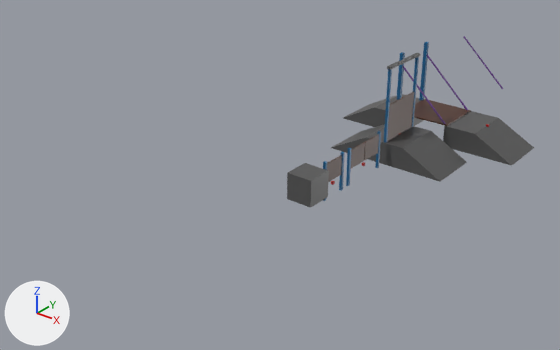
The FBX model models/FoundationEBF.fbx: old version first, new version second.
The view is the same before and after, from a 50 mm lens placed at (18.1, -36.1, 24.7), pointed at (-12.6, 2.2, 0.9). The axes (+X, +Y, +Z) are drawn at lower left. The lights are the same throughout. Objects named as collision shapes, trigger or cutter boxes, shadow casters or lower levels of detail are left out. Where no turn or scale is listed for an object, it has been applied to the vertices.
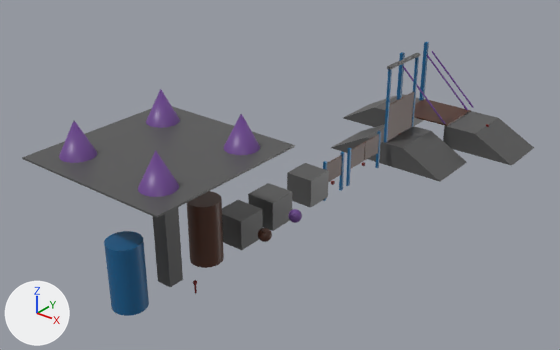
Pixel boxes [x1, y1, x2, y2] of what changed, in the pictures (560 x 350 px; the box of a moved part takes in the faces that stretch with it):
'Cube.018', added: after [22, 106, 295, 218]
'Cylinder', added (blue): after [104, 231, 149, 316]
'Cylinder.001', added (brown): after [187, 191, 224, 268]
'Cube.015', added: after [153, 207, 183, 287]
'Cube.013', added: after [222, 200, 263, 250]
'Chain.002', reshaped, moved, turned, rescaled: before [464, 36, 503, 89]; after [248, 183, 292, 231]
'ResourceSpawner.002', added (purple): after [138, 150, 179, 197]
'ResourceSpawner.004', added (purple): after [59, 121, 97, 163]
'ResourceSpawner.003', added (purple): after [224, 114, 260, 155]
'ResourceSpawner.001', added (purple): after [146, 89, 180, 128]
'Cube.012', added: after [258, 228, 272, 242]
'Cube.010', added: after [288, 209, 302, 223]
'ChainOriginal', added: after [432, 51, 473, 108]
part 1 of me_cube_007, moved or reshaped: before [464, 36, 503, 89]; after [432, 51, 473, 108]

Edits to the bpy script that builds the scene:
```text
Change me_cube_007:
    where me_cube_007.from_pydata(...)  # 8 vertices, 6 faces; spans x -100.0..100.0, y -100.0..100.0, z -100.0..100.0
    used by ob_chain_002; location = (-10.2, 29.0, 2.9); rotation_euler = (0.759, 0.0, 1.571), in degrees (43, 0, 90); scale = (0.0005, 0.03, 0.0005)
    me_cube_007 part 1
    me_cube_007.vertices[0].co: (-100.0, -100.0, -100.0) -> (2.0, 0.0, -2.0)
    me_cube_007.vertices[1].co: (-100.0, 100.0, -100.0) -> (-2.0, 0.0, 2.0)
    me_cube_007.vertices[2].co: (100.0, -100.0, -100.0) -> (2.0, 0.0, -2.0)
    me_cube_007.vertices[3].co: (100.0, 100.0, -100.0) -> (-2.0, 0.0, 2.0)
    me_cube_007.vertices[4].co: (-100.0, -100.0, 100.0) -> (2.0, 0.0, -2.0)
    me_cube_007.vertices[5].co: (-100.0, 100.0, 100.0) -> (-2.0, 0.0, 2.0)
    me_cube_007.vertices[6].co: (100.0, -100.0, 100.0) -> (2.0, 0.0, -2.0)
    me_cube_007.vertices[7].co: (100.0, 100.0, 100.0) -> (-2.0, 0.0, 2.0)
Change ob_chain_002:
    ob_chain_002.rotation_euler: (0.759, 0.0, 1.571) -> (0.0, 0.0, 0.0)  # degrees (43, 0, 90) -> degrees (0, 0, 0)
    ob_chain_002.scale: (0.0005, 0.03, 0.0005) -> (1.0, 1.0, 1.0)
    add ob_chain_002.parent = ob_radialenforcerpart
    ob_chain_002.location: (-10.2, 29.0, 2.9) -> (0.0, 100.0, -0.000061)
Add ob_radialenforcerpart:
    ob_radialenforcerpart = bpy.data.objects.new('RadialEnforcerPart', None)
    ob_radialenforcerpart.location = (-10.0, -2.0, 0.0)
    ob_radialenforcerpart.rotation_euler = (1.571, 0.0, 1.571)  # degrees (90, 0, 90)
    ob_radialenforcerpart.scale = (0.01, 0.01, 0.01)
Add ob_resourcespawner_003:
    ob_resourcespawner_003 = bpy.data.objects.new('ResourceSpawner.003', me_cone_010)  # a 32-sided cone pointing to +z spanning x -1.0..1.0, y -1.0..1.0, z 0.0..2.0; in mat_material_purple (purple #6b448e)
    ob_resourcespawner_003.location = (-7.0, -8.0, 8.0)
Add ob_cylinder:
    ob_cylinder = bpy.data.objects.new('Cylinder', me_cylinder_004)  # a 32-sided cylinder along z spanning x -1.0..1.0, y -1.0..1.0, z -2.0..2.0; in mat_material_blue (blue #115d8e)
    ob_cylinder.location = (-10.0, -14.0, 2.0)
Add ob_cube_010:
    ob_cube_010 = bpy.data.objects.new('Cube.010', me_cube_024)  # 386 vertices, 384 faces; spans x -0.428..0.428, y -0.428..0.428, z -0.428..0.428; in mat_material_purple (purple #6b448e)
    ob_cube_010.location = (-8.0, -2.0, 1.0)
Add ob_cube_015:
    ob_cube_015 = bpy.data.objects.new('Cube.015', me_cube_090)  # a box spanning x -0.5..0.5, y -0.5..0.5, z -4.0..4.0; in mat_material_grey (dark grey #555555)
    ob_cube_015.location = (-10.0, -11.0, 4.0)
Add ob_chainoriginal:
    ob_chainoriginal = bpy.data.objects.new('ChainOriginal', me_cube_007)
    ob_chainoriginal.location = (-10.2, 23.0, 2.9)
Add ob_resourcespawner_001:
    ob_resourcespawner_001 = bpy.data.objects.new('ResourceSpawner.001', me_cone_010.copy())
    ob_resourcespawner_001.location = (-13.0, -8.0, 8.0)
Add ob_resourcespawner_002:
    ob_resourcespawner_002 = bpy.data.objects.new('ResourceSpawner.002', me_cone_010.copy())
    ob_resourcespawner_002.location = (-7.0, -14.0, 8.0)
Add ob_cylinder_001:
    ob_cylinder_001 = bpy.data.objects.new('Cylinder.001', me_cylinder_005)  # a 32-sided cylinder along z spanning x -1.0..1.0, y -1.0..1.0, z -2.0..2.0; in mat_material_brown (brown #4e2d1f)
    ob_cylinder_001.location = (-10.0, -8.0, 2.0)
Add ob_cube_013:
    ob_cube_013 = bpy.data.objects.new('Cube.013', me_cube_089)  # a box spanning x -1.0..1.0, y -1.0..1.0, z -1.0..1.0; in mat_material_grey (dark grey #555555)
    ob_cube_013.location = (-10.0, -5.0, 1.0)
Add ob_resourcespawner_004:
    ob_resourcespawner_004 = bpy.data.objects.new('ResourceSpawner.004', me_cone_010.copy())
    ob_resourcespawner_004.location = (-13.0, -14.0, 8.0)
Add ob_cube_018:
    ob_cube_018 = bpy.data.objects.new('Cube.018', me_cube_091)  # a box spanning x -5.0..5.0, y -5.0..5.0, z -0.05..0.05; in mat_material_grey (dark grey #555555)
    ob_cube_018.location = (-10.0, -11.0, 8.0)
Add ob_cube_012:
    ob_cube_012 = bpy.data.objects.new('Cube.012', me_cube_088)  # 386 vertices, 384 faces; spans x -0.428..0.428, y -0.428..0.428, z -0.428..0.428; in mat_material_brown (brown #4e2d1f)
    ob_cube_012.location = (-8.0, -5.0, 1.0)
```
